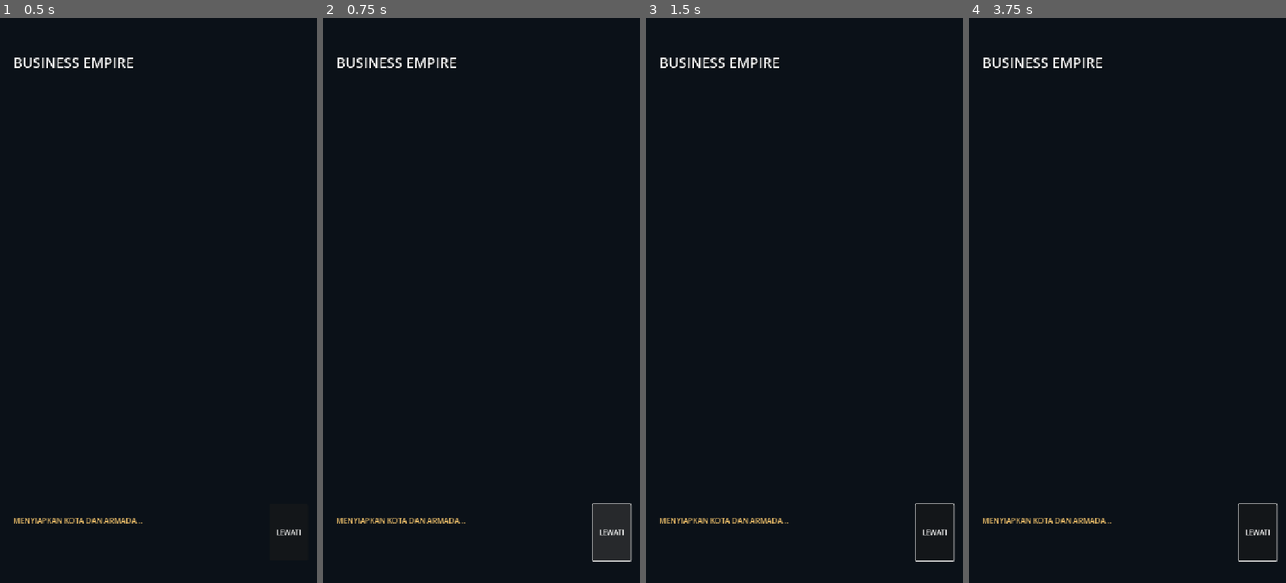
Above: before the commit, frames 1-4 (left to right).
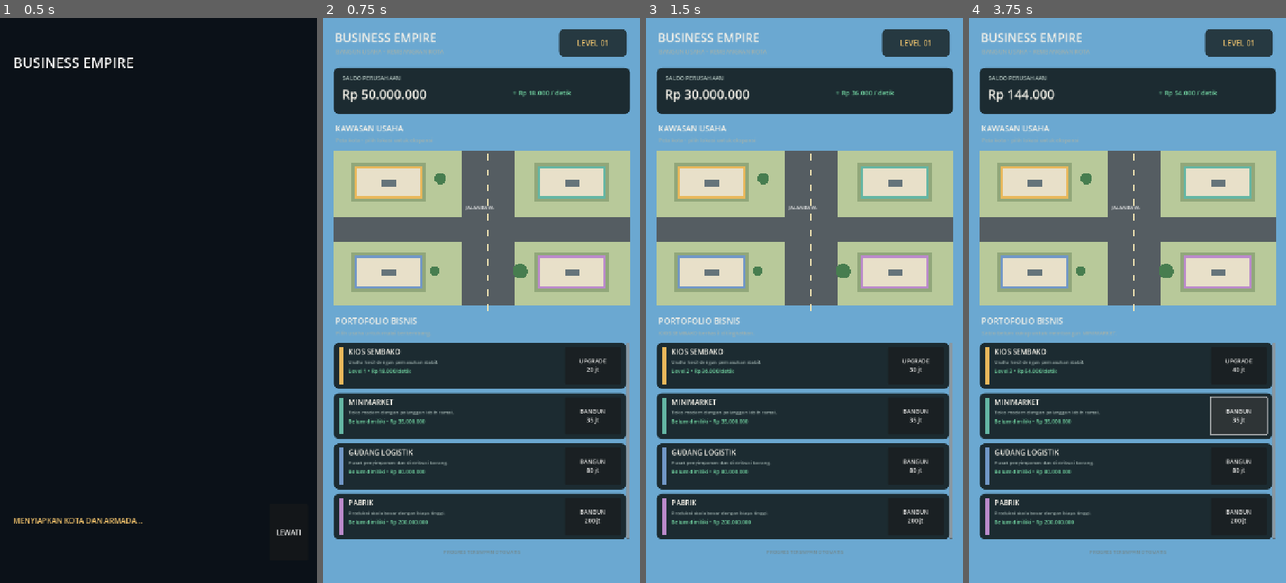
Above: after the commit, the same moments.

Repository: Muhtadi112/Business-Empire
Game: Godot game, scene res://scenes/loading_screen.tscn
Same seed, same stepped clock (60 frames per second), same inputs: the game is played once before the commit and once after it.
Inputs (mouse positions are in pixels of both pictures, inside the frame that each line leads up to):
- Up to frame 1 (0.5 s): no input
- Up to frame 2 (0.75 s): click "LEWATI" at 0.5 s
- Up to frame 3 (1.5 s): click (915, 362) at 1.25 s, where only the run after the commit has a clickable "UPGRADE 20 jt"
- Up to frame 4 (3.75 s): click (1238, 362) at 2 s, where only the run after the commit has a clickable "UPGRADE 30 jt"; click (1238, 362) at 2.75 s, where only the run after the commit has a clickable "UPGRADE 40 jt"; click (1238, 413) at 3.5 s, where only the run after the commit has a clickable "BANGUN 35 jt"

Frame 1 is identical in both runs. In frame 2, 95% of the frame differs, in the area x 0-100%, y 0-100%; in frame 3, 95%; in frame 4, 97%.

Commit message:
Fix 2D main scene resource syntax

Diff:
--- a/godot/scenes/main.tscn
+++ b/godot/scenes/main.tscn
@@ -1 +1,6 @@
-[gd_scene load_steps=2 format=3]\n\n[ext_resource type="Script" path="res://scripts/main_2d.gd" id="1_game"]\n\n[node name="BusinessEmpire2D" type="Control"]\nlayout_mode = 3\nanchors_preset = 15\nanchor_right = 1.0\nanchor_bottom = 1.0\ngrow_horizontal = 2\ngrow_vertical = 2\nscript = ExtResource("1_game")\n
+[gd_scene load_steps=2 format=3]
+
+[ext_resource type="Script" path="res://scripts/main_2d.gd" id="1"]
+
+[node name="BusinessEmpire2D" type="Control"]
+script = ExtResource("1")
